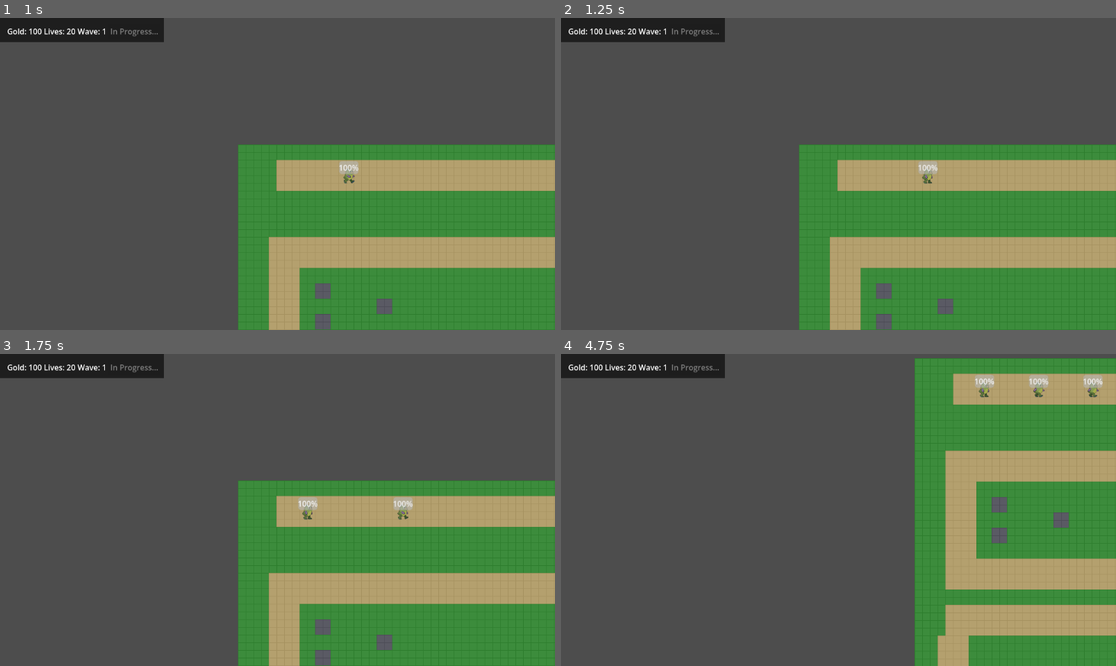
Above: before the commit, frames 1-4 (two rows, left to right).
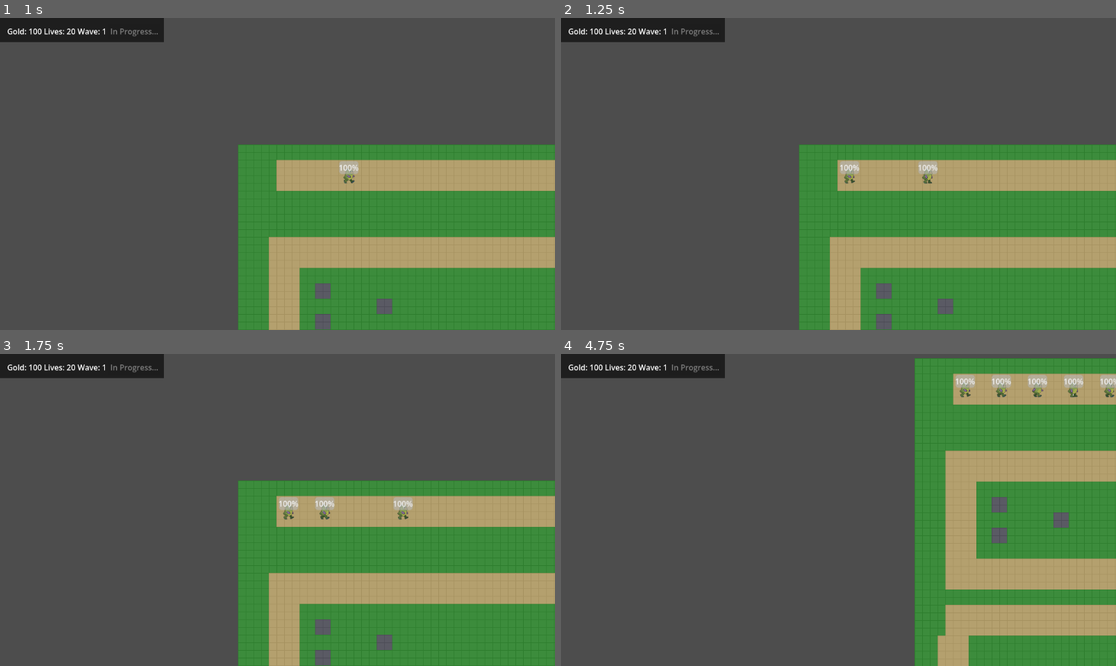
Above: after the commit, the same moments.

Repository: yinghuo112/My-Godot-frist-Game-TD
Game: Godot game, scene res://tower_defense.tscn
Same seed, same stepped clock (60 frames per second), same inputs: the game is played once before the commit and once after it.
Inputs (mouse positions are in pixels of both pictures, inside the frame that each line leads up to):
- Up to frame 1 (1 s): click "Start Wave" at 0.5 s
- Up to frame 2 (1.25 s): no input
- Up to frame 3 (1.75 s): tap Enter at 1.25 s; move the mouse to (399, 494) at 1.27 s; click (399, 494) at 1.42 s
- Up to frame 4 (4.75 s): drag from (727, 525) to (982, 513) at 2.02 s; tap Space at 2.75 s; move the mouse to (894, 441) at 2.77 s; click (894, 441) at 2.92 s; tap Enter at 3.5 s; drag from (810, 572) to (672, 463) at 3.52 s; move the mouse to (1005, 556) at 4.27 s; click (1005, 556) at 4.42 s

Frame 1 is identical in both runs. In frame 2, 0.2% of the frame differs, in the area x 50-54%, y 45-54%; in frame 3, 0.5%; in frame 4, 1.1%, in the area x 71-100%, y 6-15%.

Commit message:
实现波次配置系统（WaveConfigPanel + GameManager 数据驱动）

Diff:
--- /dev/null
+++ b/场景/WaveConfigPanel.tscn
@@ -0,0 +1,42 @@
+[gd_scene format=3]
+
+[ext_resource type="Script" path="res://场景/wave_config_panel.gd" id="1_rh6r3"]
+
+[node name="WaveConfigPanel" type="Panel"]
+offset_left = 0.0
+offset_top = 0.0
+offset_right = 400.0
+offset_bottom = 200.0
+script = ExtResource("1_rh6r3")
+
+[node name="MarginContainer" type="MarginContainer" parent="."]
+layout_mode = 0
+offset_left = 10.0
+offset_top = 10.0
+offset_right = 390.0
+offset_bottom = 190.0
+
+[node name="VBox" type="VBoxContainer" parent="MarginContainer"]
+layout_mode = 2
+
+[node name="Title" type="Label" parent="MarginContainer/VBox"]
+layout_mode = 2
+text = "波次配置面板（开发者工具）"
+theme_override_colors/font_color = Color(1, 1, 1, 1)
+theme_override_font_sizes/font_size = 16
+
+[node name="Hint" type="Label" parent="MarginContainer/VBox"]
+layout_mode = 2
+text = "在 Inspector 中编辑 waves 数组，然后点击导出"
+theme_override_colors/font_color = Color(0.7, 0.7, 0.7, 1)
+
+[node name="ExportBtn" type="Button" parent="MarginContainer/VBox"]
+layout_mode = 2
+text = "导出配置"
+unique_name_in_owner = true
+
+[node name="StatusLabel" type="Label" parent="MarginContainer/VBox"]
+layout_mode = 2
+text = ""
+theme_override_colors/font_color = Color(0.4, 0.9, 0.4, 1)
+unique_name_in_owner = true
--- /dev/null
+++ b/场景/wave_config_panel.gd
@@ -0,0 +1,32 @@
+@tool
+extends Panel
+
+@export var waves: Array[WaveEntry] = []
+
+@onready var export_btn: Button = %ExportBtn
+@onready var status_label: Label = %StatusLabel
+
+func _ready():
+	if Engine.is_editor_hint():
+		export_btn.pressed.connect(_on_export)
+		if not ResourceLoader.exists("res://配置/wave_config.tres"):
+			_generate_default()
+	else:
+		queue_free()
+
+func _generate_default():
+	var entry = WaveEntry.new()
+	entry.enemy_scene = preload("res://怪物/green_monster.tscn")
+	entry.count = 12
+	entry.spawn_interval = 0.5
+	waves = [entry]
+	_on_export()
+
+func _on_export():
+	var data = WaveConfigData.new()
+	data.waves = waves.duplicate()
+	var result = ResourceSaver.save(data, "res://配置/wave_config.tres")
+	if result == OK:
+		status_label.text = "导出成功！"
+	else:
+		status_label.text = "导出失败: " + error_string(result)
--- a/核心/game_manager.gd
+++ b/核心/game_manager.gd
@@ -14,15 +14,18 @@
 var enemies_on_field: int = 0
 var is_wave_active: bool = false
 
-var enemy_scene = preload("res://怪物/green_monster.tscn")
 var enemy_path: Path2D
 var timer: Timer
+var _config: WaveConfigData
+var _current_entry: WaveEntry
 
 func _ready():
 	timer = Timer.new()
 	timer.name = "SpawnTimer"
 	timer.timeout.connect(_spawn_enemy)
 	add_child(timer)
+
+	_config = _load_config()
 
 func start_wave():
 	if is_wave_active:
@@ -32,18 +35,45 @@
 	is_wave_active = true
 	wave_started.emit(wave)
 
-	enemies_to_spawn = 8 + wave * 4
+	_current_entry = _get_wave_entry(wave)
+	enemies_to_spawn = _current_entry.count
 	enemies_on_field = 0
-	timer.wait_time = maxf(0.2, 0.8 - wave * 0.05)
+	timer.wait_time = _current_entry.spawn_interval
 	enemy_path = get_tree().root.get_node("TowerDefense/EnemyPath")
 	timer.one_shot = false
 	timer.start()
+
+func _load_config() -> WaveConfigData:
+	if ResourceLoader.exists("res://配置/wave_config.tres"):
+		var data: WaveConfigData = load("res://配置/wave_config.tres")
+		if data and data.waves.size() > 0:
+			return data
+	var entry = WaveEntry.new()
+	entry.enemy_scene = preload("res://怪物/green_monster.tscn")
+	entry.count = 12
+	entry.spawn_interval = 0.5
+	var fallback = WaveConfigData.new()
+	fallback.waves = [entry]
+	return fallback
+
+func _get_wave_entry(wave_number: int) -> WaveEntry:
+	var idx = wave_number - 1
+	if idx >= 0 and idx < _config.waves.size():
+		return _config.waves[idx]
+	return _config.waves[-1] if _config.waves.size() > 0 else _fallback_entry()
+
+func _fallback_entry() -> WaveEntry:
+	var entry = WaveEntry.new()
+	entry.enemy_scene = preload("res://怪物/green_monster.tscn")
+	entry.count = 12
+	entry.spawn_interval = 0.5
+	return entry
 
 func _spawn_enemy():
 	if enemies_to_spawn <= 0:
 		timer.stop()
 		return
-	var enemy = enemy_scene.instantiate()
+	var enemy = _current_entry.enemy_scene.instantiate()
 	enemy.died.connect(_on_enemy_died)
 	enemy.reached_end.connect(_on_enemy_reached_end)
 	enemy_path.add_child(enemy)
--- /dev/null
+++ b/资源/wave_config_data.gd
@@ -0,0 +1,4 @@
+extends Resource
+class_name WaveConfigData
+
+@export var waves: Array[WaveEntry] = []
--- /dev/null
+++ b/资源/wave_entry.gd
@@ -0,0 +1,6 @@
+extends Resource
+class_name WaveEntry
+
+@export var enemy_scene: PackedScene
+@export var count: int = 8
+@export var spawn_interval: float = 0.5
--- /dev/null
+++ b/配置/wave_config.tres
@@ -0,0 +1,15 @@
+[gd_resource type="Resource" script_class="WaveConfigData" format=3]
+
+[ext_resource type="Script" path="res://资源/wave_config_data.gd" id="1_abc"]
+[ext_resource type="Script" path="res://资源/wave_entry.gd" id="2_def"]
+[ext_resource type="PackedScene" path="res://怪物/green_monster.tscn" id="3_ghi"]
+
+[sub_resource type="Resource" id="Resource_1"]
+script = ExtResource("2_def")
+enemy_scene = ExtResource("3_ghi")
+count = 12
+spawn_interval = 0.5
+
+[resource]
+script = ExtResource("1_abc")
+waves = [SubResource("Resource_1")]
